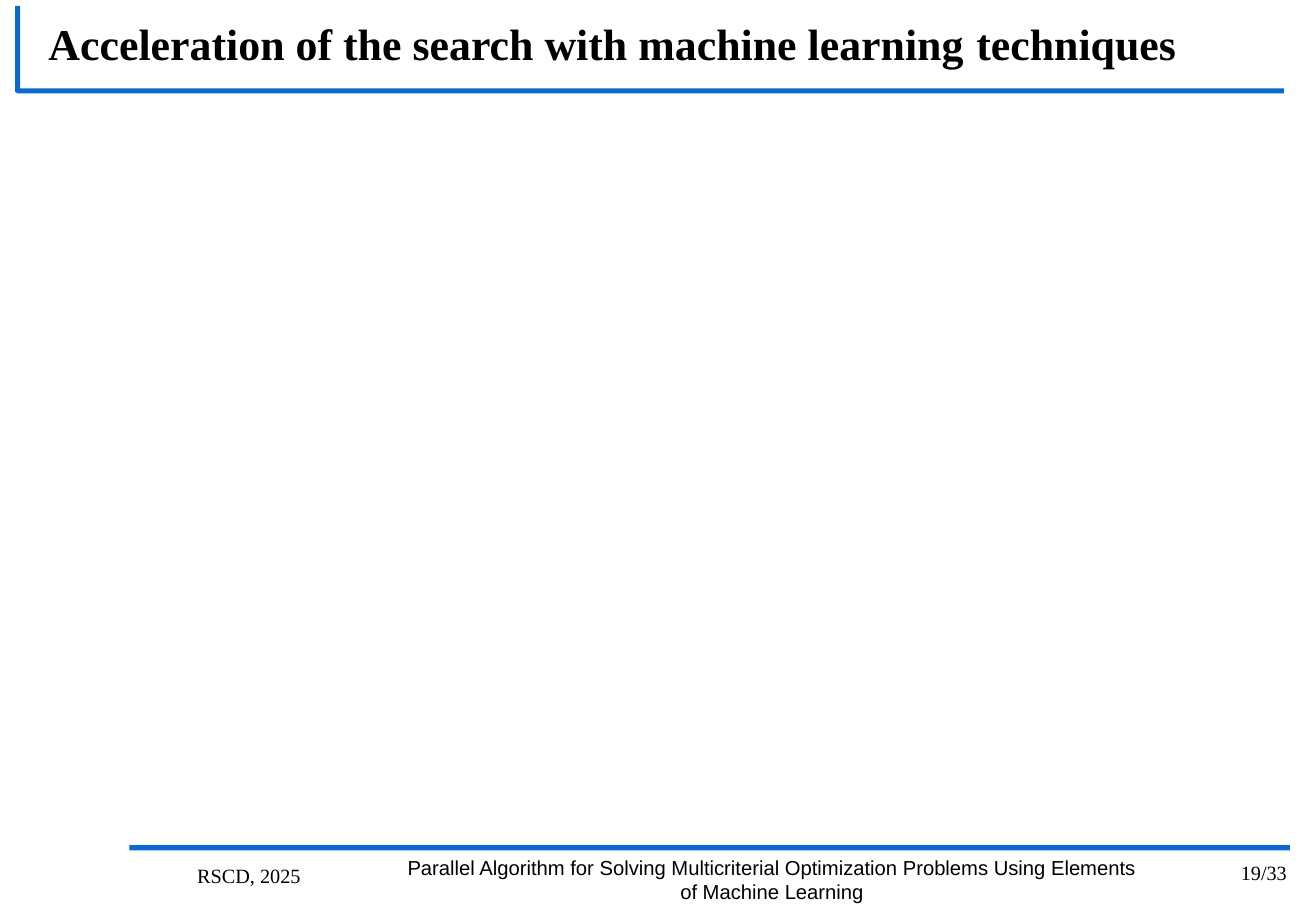
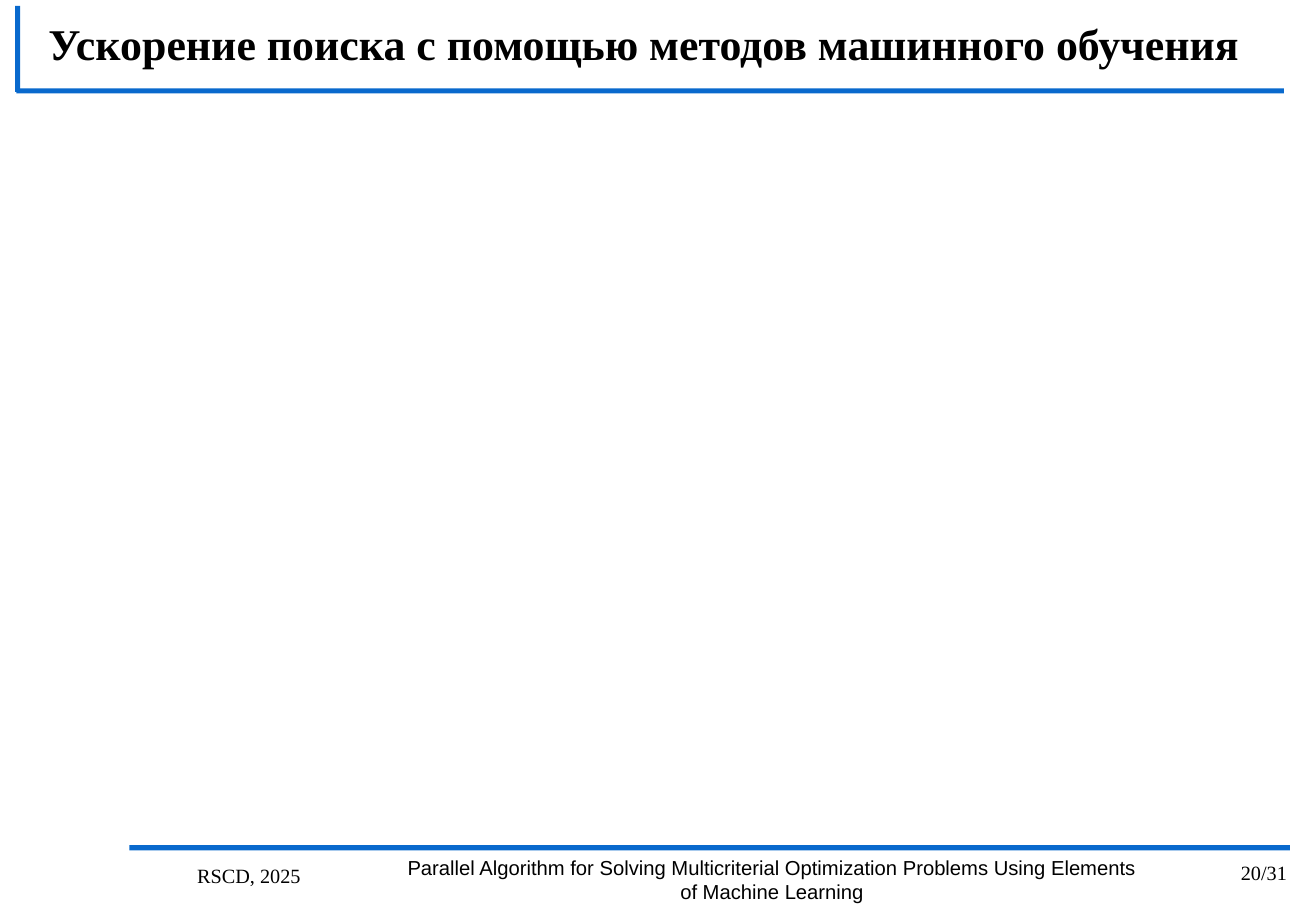
Before and after one commit to kabarkalov/GlobOptPapers, a slide deck: slide 20 of 2025/RSCD_MCO/RSCD25.pptx (slide 19 before the commit). Drawn at 1316x911 pixels with LibreOffice and Linux fonts; fonts in the diff are those of the drawing; grey boxes stand for pictures; background and template pictures are left out. Boxes give left, top, right and bottom in pixels: in the first picture for what was removed or moved away, otherwise in the second. Text is boxed around its words. In the diff, an @@ line names an element or a change of style, - is before the commit and + after.

```diff
--- a/2025/RSCD_MCO/RSCD25.pptx
+++ b/2025/RSCD_MCO/RSCD25.pptx
@@ title at [48, 28, 1239, 70]: text changed @@
-Acceleration of the search with machine learning techniques
+Ускорение поиска с помощью методов машинного обучения
@@ page number at [1241, 866, 1287, 881]: text changed @@
-19/33
+20/31
```
Also in this commit, not shown: 16 other slides changed, 1 slide added, 6 slides removed.
